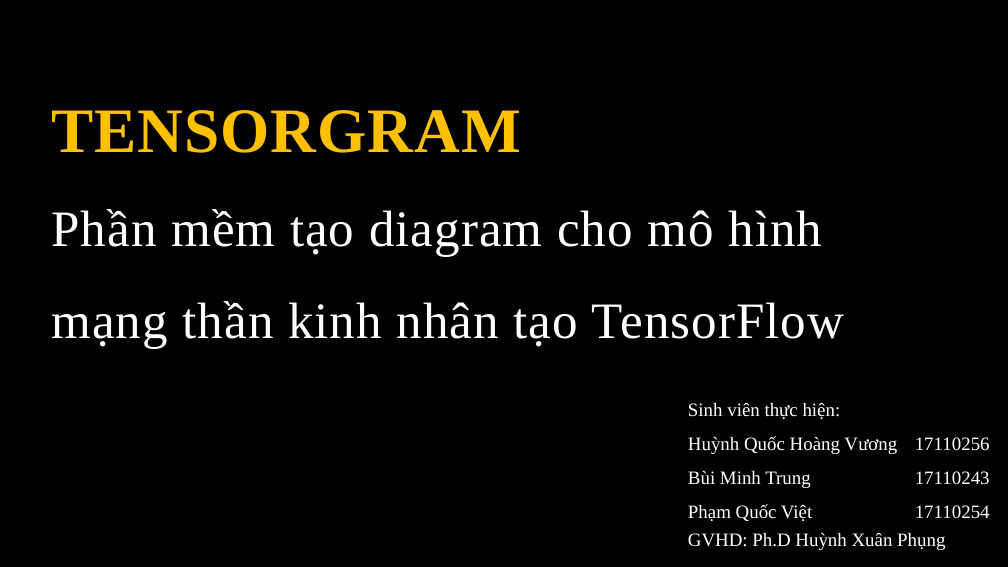
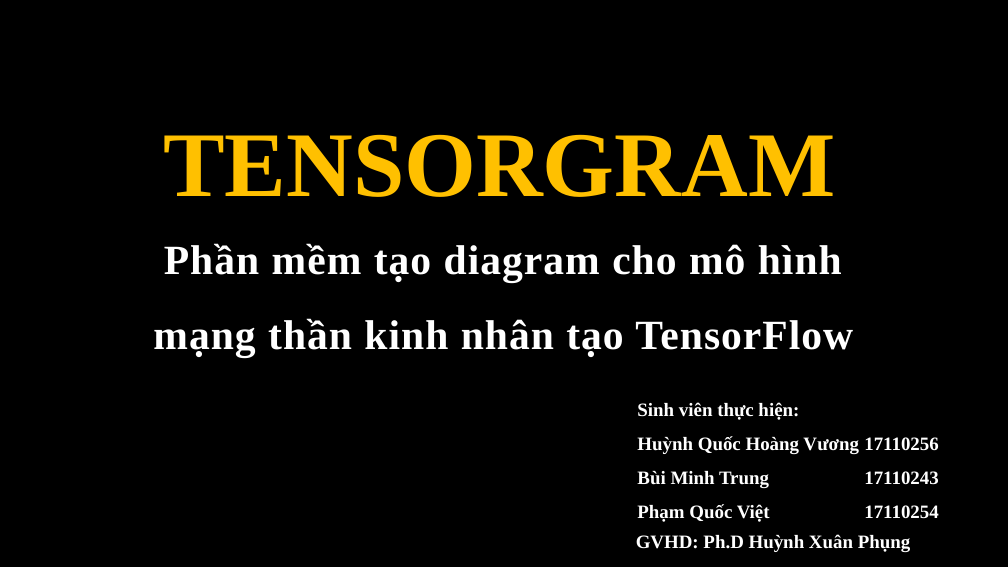
Before and after one commit to hqhoangvuong/DoAn1_CNTT, a slide deck: slide 1 of BaoCao.pptx. Drawn at 1008x567 pixels with LibreOffice and Linux fonts; fonts in the diff are those of the drawing; background and template pictures are left out. Boxes give left, top, right and bottom in pixels: in the first picture for what was removed or moved away, otherwise in the second. Text is boxed around its words. In the diff, an @@ line names an element or a change of style, - is before the commit and + after.

```diff
--- a/BaoCao.pptx
+++ b/BaoCao.pptx
@@ text added at box(163, 134, 835, 197), 88 pt, text #FFC000, bold @@
+TENSORGRAM
@@ title at box(153, 243, 853, 357): text changed; size 48.6 to 39.6 pt; bold on @@
-TENSORGRAM
-Phần mềm tạo diagram cho mô hình mạng thần kinh nhân tạo TensorFlow
+Phần mềm tạo diagram cho mô hình mạng thần kinh nhân tạo TensorFlow
@@ text "Sinh viên thực hiện:": place and size @@
-text "Sinh viên thực hiện:" at box(688, 403, 990, 521)
+text "Sinh viên thực hiện:" at box(637, 402, 939, 522)
@@ text "Sinh viên thực hiện:" at box(637, 402, 939, 522): bold on @@
@@ text "GVHD: Ph.D Huỳnh Xuân Phụng" at box(636, 534, 910, 552): bold on @@
@@ text "GVHD: Ph.D Huỳnh Xuân Phụng": place and size @@
-text "GVHD: Ph.D Huỳnh Xuân Phụng" at box(688, 533, 945, 550)
+text "GVHD: Ph.D Huỳnh Xuân Phụng" at box(636, 534, 910, 552)
```
Also in this commit, not shown: 14 other slides changed, 8 slides removed, 4 other files.
